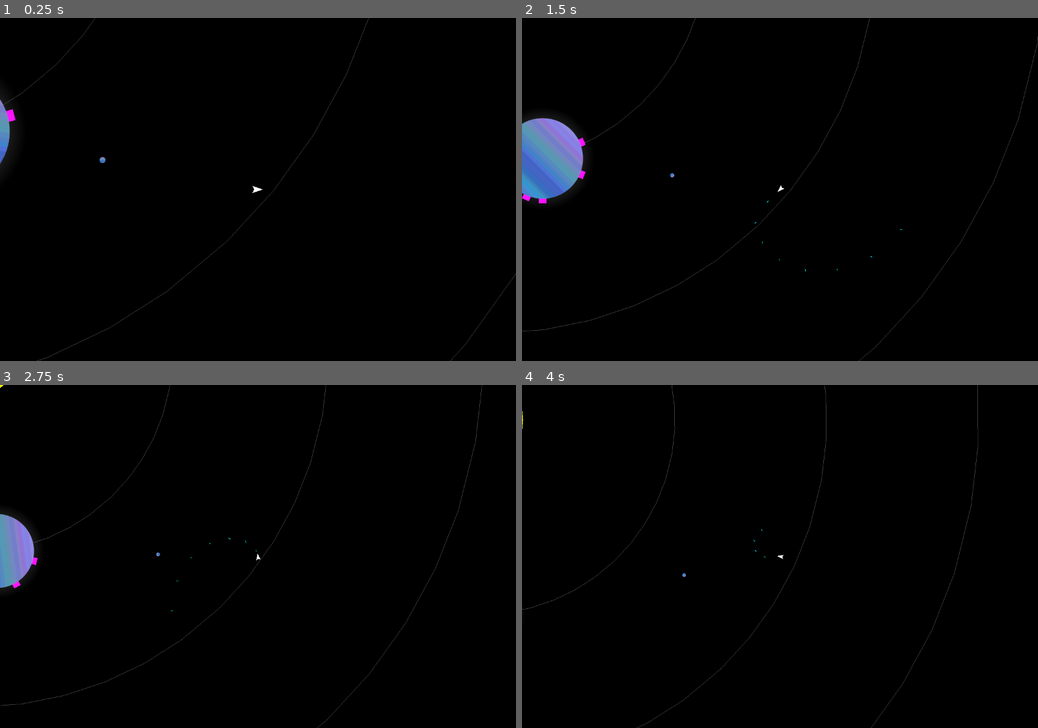
Above: before the commit, frames 1-4 (two rows, left to right).
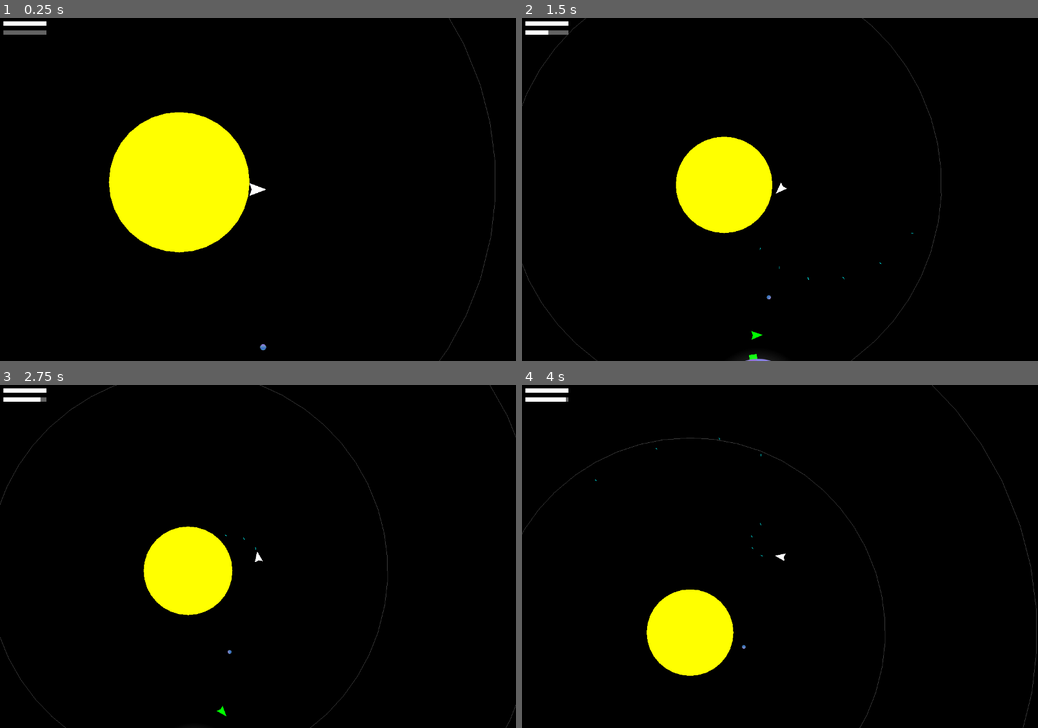
Above: after the commit, the same moments.

Repository: Boyquotes/godot-space-game
Game: Godot game, scene res://World.tscn
Same seed, same stepped clock (60 frames per second), same inputs: the game is played once before the commit and once after it.
Inputs:
- Up to frame 1 (0.25 s): no input
- Up to frame 2 (1.5 s): hold D (right) 0.53-1.28 s; hold Space (shoot) 0.53-1.28 s; hold S (backward) from 1.28 s (still down); tap Space (shoot) at 1.35 s
- Up to frame 3 (2.75 s): release S (backward) at 2.03 s; hold D (right) from 2.03 s (still down); hold Space (shoot) from 2.03 s (still down)
- Up to frame 4 (4 s): release D (right) at 2.78 s; release Space (shoot) at 2.78 s; hold W (forward) 2.78-3.53 s; tap Space (shoot) at 2.85 s; hold A (left) from 3.53 s (still down); hold Space (shoot) from 3.53 s (still down)

The runs differ from the first frame. In frame 1, 9.6% of the frame differs, in the area x 0-100%, y 0-100%; in frame 2, 7.4%; in frame 3, 5.4%; in frame 4, 4.2%.

Commit message:
Work on Ship spawn and AI

Diff:
--- a/AIShip.gd
+++ b/AIShip.gd
@@ -6,6 +6,7 @@
 
 # Called when the node enters the scene tree for the first time.
 func _ready():
+	heat_per_shot = 20
 	add_to_group("AI-ships")
 
 # Called every frame. 'delta' is the elapsed time since the previous frame.
@@ -22,9 +23,8 @@
 		if length > 75:
 			thrust(delta)
 
-		shoot(delta)
-	else:
-		thrust(delta)
+		if target.get("health") != null:
+			shoot(delta)
 
 func _on_AttackRadius_body_entered(body):
 	if body != self:
--- a/AIShip.tscn
+++ b/AIShip.tscn
@@ -1,6 +1,5 @@
-[gd_scene load_steps=5 format=2]
+[gd_scene load_steps=4 format=2]
 
-[ext_resource path="res://sprites/ship.png" type="Texture" id=1]
 [ext_resource path="res://AIShip.gd" type="Script" id=2]
 
 [sub_resource type="CircleShape2D" id=1]
@@ -12,21 +11,14 @@
 [node name="AIShip" type="KinematicBody2D"]
 z_index = 1
 collision_layer = 4
-collision_mask = 7
+collision_mask = 3
 script = ExtResource( 2 )
-
-[node name="CollisionPolygon2D" type="CollisionPolygon2D" parent="."]
-scale = Vector2( 0.1, 0.1 )
-polygon = PoolVector2Array( 148.097, 2.39412, -147.902, -98.6965, -99.9025, -0.514946, -151.539, 99.1211 )
-
-[node name="ship" type="Sprite" parent="."]
-scale = Vector2( 0.1, 0.1 )
-texture = ExtResource( 1 )
 
 [node name="ShootPoint" type="Position2D" parent="."]
 position = Vector2( 15.0545, -0.0727272 )
 
 [node name="AttackRadius" type="Area2D" parent="."]
+visible = false
 collision_layer = 0
 collision_mask = 4
 
@@ -34,6 +26,7 @@
 shape = SubResource( 1 )
 
 [node name="LeaveAloneRadius" type="Area2D" parent="."]
+visible = false
 collision_layer = 0
 collision_mask = 4
 
--- /dev/null
+++ b/DebugMarker.tscn
@@ -0,0 +1,12 @@
+[gd_scene format=2]
+
+[node name="DebugMarker" type="KinematicBody2D"]
+
+[node name="ColorRect" type="ColorRect" parent="."]
+margin_left = -38.0
+margin_top = -35.0
+margin_right = 40.0
+margin_bottom = 40.0
+__meta__ = {
+"_edit_use_anchors_": false
+}
--- a/Laser.gd
+++ b/Laser.gd
@@ -5,7 +5,7 @@
 # var a = 2
 # var b = "text"
 var vel = Vector2(0, 0)
-const lifelength = 1
+const lifelength = 2
 var age = 0
 
 # Called when the node enters the scene tree for the first time.
--- a/Planet.gd
+++ b/Planet.gd
@@ -4,10 +4,12 @@
 # Declare member variables here. Examples:
 
 onready var Structure = preload("res://Structure.tscn")
+onready var AIShip = preload("res://AIShip.tscn")
+onready var DebugMarker = preload("res://DebugMarker.tscn")
 
-const rot_speed = PI / 6
-var orbit_speed = PI / rand_range(24, 36)
-var orbit_angle = rand_range(0, 2 * PI)
+var rot_speed = 0#PI / rand_range(4, 8)
+var orbit_speed = 0#PI / rand_range(24, 36)
+var orbit_angle = 0#rand_range(0, 2 * PI)
 var orbit_distance = 0
 
 const radius = 170
@@ -16,14 +18,38 @@
 var availabe_structure_spots = range(16)
 var structures = []
 
+var surrounding_points = []
+const num_surrounding_points = 3
+const surrounding_point_distance = 100 + radius
+
 var civ = null
 
 # Called when the node enters the scene tree for the first time.
 func _ready():
+	randomize()
+	var map_seed = randi()
+	seed(map_seed)
+
+	rot_speed = PI / rand_range(4, 8)
+	orbit_speed = PI / rand_range(24, 36)
+	orbit_angle = rand_range(0, 2 * PI)
+
 	add_to_group("celestial-bodies")
 	add_to_group("planets")
 	var relation = self.global_position - self.get_parent().global_position
 	orbit_distance = relation.length()
+
+	create_surrounding_points()
+
+func create_surrounding_points():
+	var unit_angle = 2 * PI / num_surrounding_points
+	for i in range(num_surrounding_points):
+		var angle = unit_angle * i
+		var point = Vector2(surrounding_point_distance, 0).rotated(angle)
+		var pos = Position2D.new()
+		pos.position = point
+		add_child(pos)
+		surrounding_points.append(pos)
 
 # Called every frame. 'delta' is the elapsed time since the previous frame.
 func _process(delta):
@@ -47,6 +73,16 @@
 	struct.set_color(civ.color)
 	add_child(struct)
 
+func spawn_ship():
+	# TODO: spawn in planet so it gets forced exactly to surface
+	var position_index = randi() % num_surrounding_points
+	var position_node = self.surrounding_points[position_index]
+	var spawn = AIShip.instance()
+	spawn.global_position = position_node.global_position
+	spawn.target = position_node
+	spawn.change_color(civ.color)
+	get_tree().get_root().add_child(spawn)
+
 func set_controlling_civ(controller):
 	civ = controller
 	for s in structures:
--- a/PlayerShip.tscn
+++ b/PlayerShip.tscn
@@ -1,6 +1,5 @@
-[gd_scene load_steps=6 format=2]
+[gd_scene load_steps=5 format=2]
 
-[ext_resource path="res://sprites/ship.png" type="Texture" id=1]
 [ext_resource path="res://PlayerShip.gd" type="Script" id=2]
 [ext_resource path="res://Camera2D.gd" type="Script" id=3]
 [ext_resource path="res://Wayfinder.gd" type="Script" id=4]
@@ -9,20 +8,12 @@
 [node name="PlayerShip" type="KinematicBody2D"]
 z_index = 1
 collision_layer = 4
-collision_mask = 7
+collision_mask = 3
 script = ExtResource( 2 )
-
-[node name="ship" type="Sprite" parent="."]
-position = Vector2( -0.748474, 0 )
-scale = Vector2( 0.1, 0.1 )
-texture = ExtResource( 1 )
 
 [node name="Camera2D" type="Camera2D" parent="."]
 current = true
 script = ExtResource( 3 )
-
-[node name="CollisionPolygon2D" type="CollisionPolygon2D" parent="."]
-polygon = PoolVector2Array( 13.1278, 0.0810585, -15.6965, -10.2733, -11.1257, -0.0122261, -15.9764, 10.1556 )
 
 [node name="Wayfinder" type="Position2D" parent="."]
 position = Vector2( 200, 0 )
--- a/Ship.gd
+++ b/Ship.gd
@@ -4,20 +4,23 @@
 
 const acc = 300
 const dec = 150
-const max_speed = 400
+const max_speed = 450
 const rot_speed = PI
 
-const heat_max = 100
+const max_heat = 100
 const reg_vent_rate = 30
-const heat_per_shot = 10
+var heat_per_shot = 10
 var heat = 0
 var venting = false
+
+var color = Color(1.0, 1.0, 1.0)
 
 # heat_per_shot / fire_rate should be > reg_vent_rate
 const fire_rate = 0.1
 var time_since_last_shot = 0
 
-var health = 100
+const max_health = 100.0
+var health = 100.0
 
 var vel = Vector2(0 ,0)
 
@@ -32,6 +35,31 @@
 	limit_speed()
 	move_and_collide(vel * delta)
 
+func _draw():
+	var points = [
+		Vector2(	-24, 18),
+		Vector2(-18, 0),
+		Vector2(-24, -18),
+		Vector2(24, 0)
+	]
+	var colors = PoolColorArray([self.color])
+	draw_polygon(PoolVector2Array(points), colors)
+
+	create_collision_polygon(points)
+	move_shoot_point_to(points[-1])
+
+func create_collision_polygon(points):
+	var collision_shape = CollisionPolygon2D.new()
+	collision_shape.polygon = points
+	add_child(collision_shape)
+
+func move_shoot_point_to(point):
+	get_node("ShootPoint").position = point
+
+func change_color(new_color):
+	self.color = new_color
+	update()
+
 func limit_speed():
 	if vel.length() > max_speed:
 		vel = vel.normalized() * max_speed
@@ -43,9 +71,9 @@
 	vel -= Vector2(dec * delta, 0).rotated(rotation)
 
 func update_heat(delta):
-	if heat >= heat_max:
+	if heat >= max_heat:
 		venting = true
-		heat = heat_max
+		heat = max_heat
 	elif heat <= 0:
 		venting = false
 		heat = 0
@@ -54,6 +82,11 @@
 		heat -= reg_vent_rate * 2 * delta
 	else:
 		heat -= reg_vent_rate * delta
+
+func get_as_percent(value):
+	var at = get(value)
+	var maximum = get("max_" + value)
+	return (at / maximum) * 100
 
 func shoot(delta):
 	time_since_last_shot += delta
@@ -76,6 +109,6 @@
 	get_parent().add_child(spawn)
 
 func take_hit(strength):
-	health -= strength
+	health -= float(strength)
 	if health <= 0:
 		queue_free()
--- /dev/null
+++ b/StatusBar.gd
@@ -0,0 +1,18 @@
+extends Node2D
+
+
+# Declare member variables here. Examples:
+# var a = 2
+# var b = "text"
+var player = null
+export var tracked_value = "health"
+
+# Called when the node enters the scene tree for the first time.
+func _ready():
+	player = get_parent().get_parent() # parent of Canvas Layer
+
+# Called every frame. 'delta' is the elapsed time since the previous frame.
+func _process(delta):
+	if player != null:
+		var w = player.get_as_percent(tracked_value)
+		get_node("Fill").set_size(Vector2(w, 10))
--- /dev/null
+++ b/StatusBar.tscn
@@ -0,0 +1,21 @@
+[gd_scene load_steps=2 format=2]
+
+[ext_resource path="res://StatusBar.gd" type="Script" id=1]
+
+[node name="StatusBar" type="Node2D"]
+script = ExtResource( 1 )
+
+[node name="Background" type="ColorRect" parent="."]
+margin_right = 100.0
+margin_bottom = 10.0
+color = Color( 0.392157, 0.392157, 0.392157, 1 )
+__meta__ = {
+"_edit_use_anchors_": false
+}
+
+[node name="Fill" type="ColorRect" parent="."]
+margin_right = 100.0
+margin_bottom = 10.0
+__meta__ = {
+"_edit_use_anchors_": false
+}
--- a/World.gd
+++ b/World.gd
@@ -7,19 +7,33 @@
 var civ_colors = [
 	Color(1.0, 0, 1.0),
 	Color(0.12, 0.56, 1.0),
-	Color(0, 1.0, 0)
+	Color(0, 1.0, 0),
+	Color(1.0, 1.0, 0),
+	Color(1.0, 0, 0),
+	Color(0.6, 0, 1.0)
 ]
 
 # Called when the node enters the scene tree for the first time.
 func _ready():
+	randomize()
+	var map_seed = randi()
+	seed(map_seed)
+
+	civ_colors.shuffle()
+
 	yield(get_tree(), "idle_frame")
 	var planets = get_tree().get_nodes_in_group("planets")
 
-	for i in range(3):
+	for i in range(6):
 		var civ = Civilization.new()
 		civ.color = civ_colors[i]
 		civ.spawn_on(planets[i])
 
+	# TODO: figure out why these yields are needed
+	yield(get_tree(), "idle_frame")
+	for p in planets:
+		p.spawn_ship()
+
 # Called every frame. 'delta' is the elapsed time since the previous frame.
 #func _process(delta):
 #	pass
--- a/World.tscn
+++ b/World.tscn
@@ -1,14 +1,27 @@
-[gd_scene load_steps=4 format=2]
+[gd_scene load_steps=5 format=2]
 
 [ext_resource path="res://PlayerShip.tscn" type="PackedScene" id=1]
 [ext_resource path="res://World.gd" type="Script" id=2]
 [ext_resource path="res://Star.tscn" type="PackedScene" id=3]
+[ext_resource path="res://StatusBar.tscn" type="PackedScene" id=4]
 
 [node name="World" type="Node2D"]
 script = ExtResource( 2 )
 
 [node name="PlayerShip" parent="." instance=ExtResource( 1 )]
-position = Vector2( 239.506, 753.765 )
+position = Vector2( 504.959, 393.863 )
+
+[node name="CanvasLayer" type="CanvasLayer" parent="PlayerShip"]
+
+[node name="HealthBar" parent="PlayerShip/CanvasLayer" instance=ExtResource( 4 )]
+position = Vector2( 7.79648, 8.20682 )
+
+[node name="HeatBar" parent="PlayerShip/CanvasLayer" instance=ExtResource( 4 )]
+position = Vector2( 7.79648, 28.9093 )
+tracked_value = "heat"
 
 [node name="Star" parent="." instance=ExtResource( 3 )]
-position = Vector2( -959.175, -250.564 )
+position = Vector2( 451.164, 386.363 )
+
+[node name="Star2" parent="." instance=ExtResource( 3 )]
+position = Vector2( 6981.88, -478.667 )
Not shown, removed: .mono/metadata/ide_messaging_meta.txt
